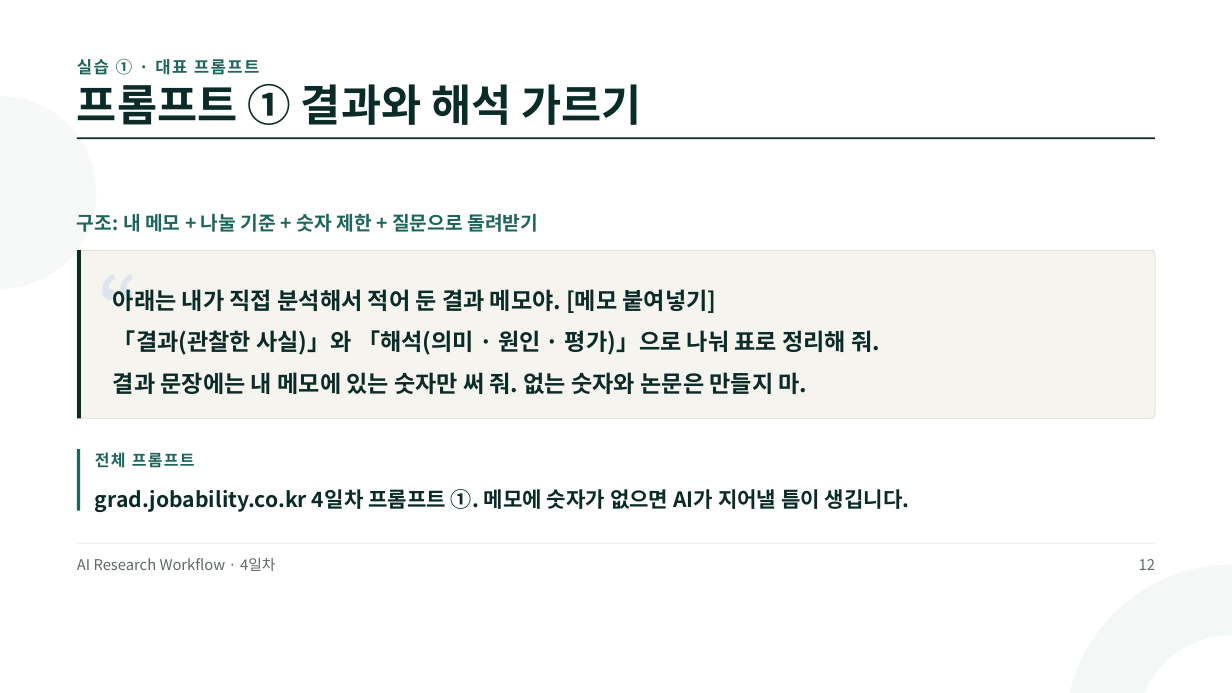
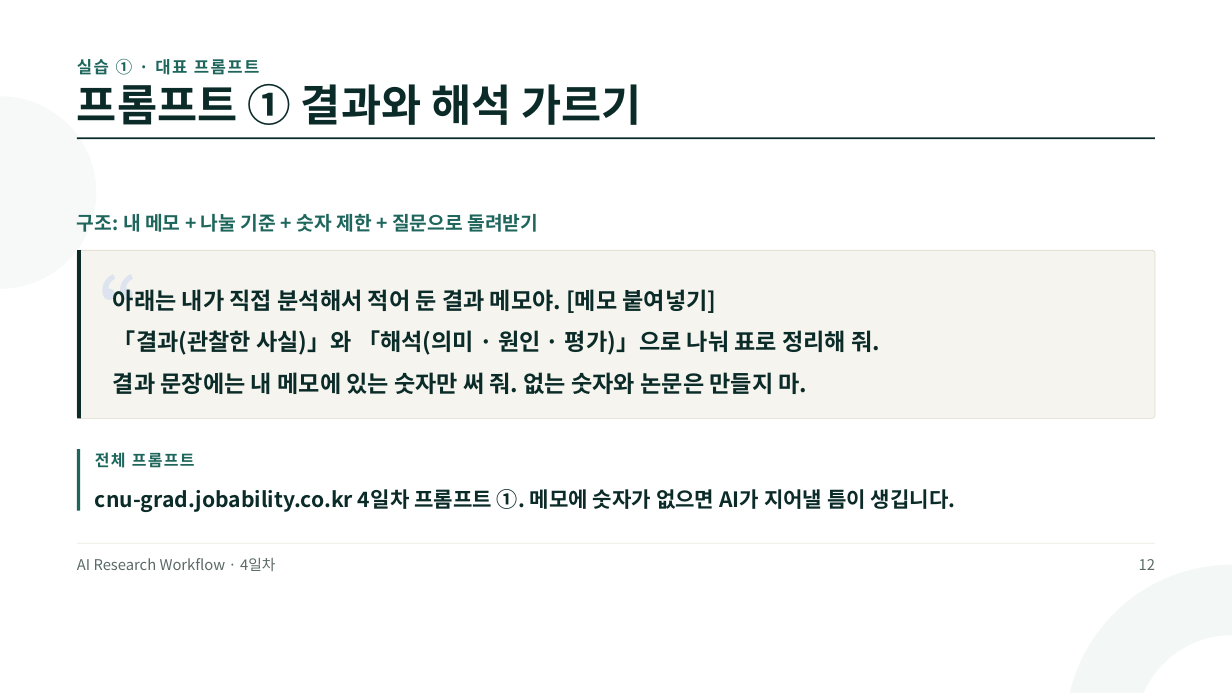
Before and after one commit to jungaistar/materials, a slide deck: slide 12 of grad/grad_day4.pptx. Drawn at 1232x693 pixels with LibreOffice and Linux fonts; fonts in the diff are those of the drawing. Boxes give left, top, right and bottom in pixels: in the first picture for what was removed or moved away, otherwise in the second. Text is boxed around its words. In the diff, an @@ line names an element or a change of style, - is before the commit and + after.

Commit message:
grad 강의 PT 3~5일차 갱신

```diff
--- a/grad/grad_day4.pptx
+++ b/grad/grad_day4.pptx
@@ text at (95, 489, 956, 512): text changed @@
-grad.jobability.co.kr 4일차 프롬프트 ①. 메모에 숫자가 없으면 AI가 지어낼 틈이 생깁니다.
+cnu-grad.jobability.co.kr 4일차 프롬프트 ①. 메모에 숫자가 없으면 AI가 지어낼 틈이 생깁니다.
```
Also in this commit, not shown: 7 other slides changed, 5 other files.
